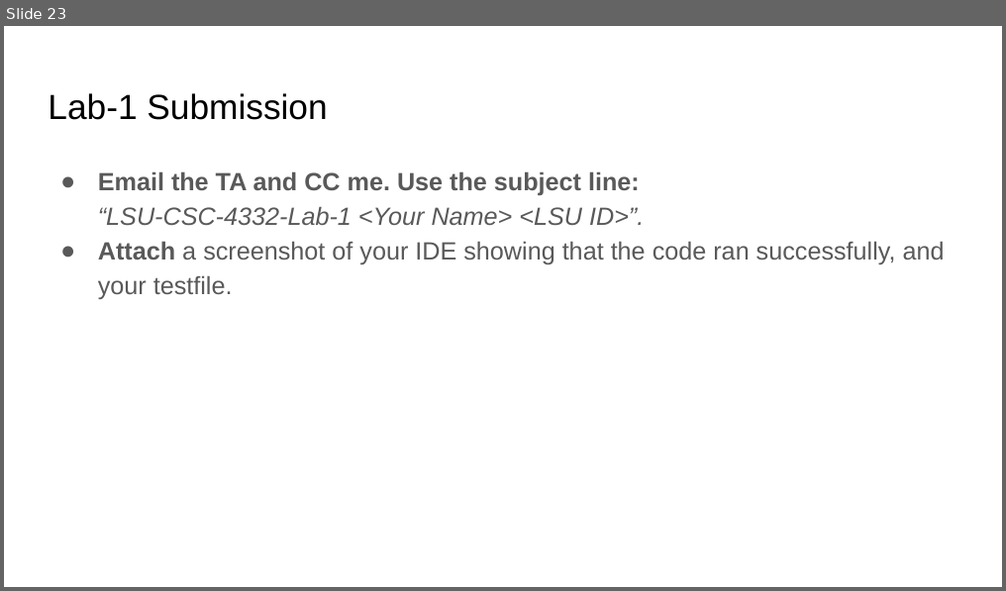
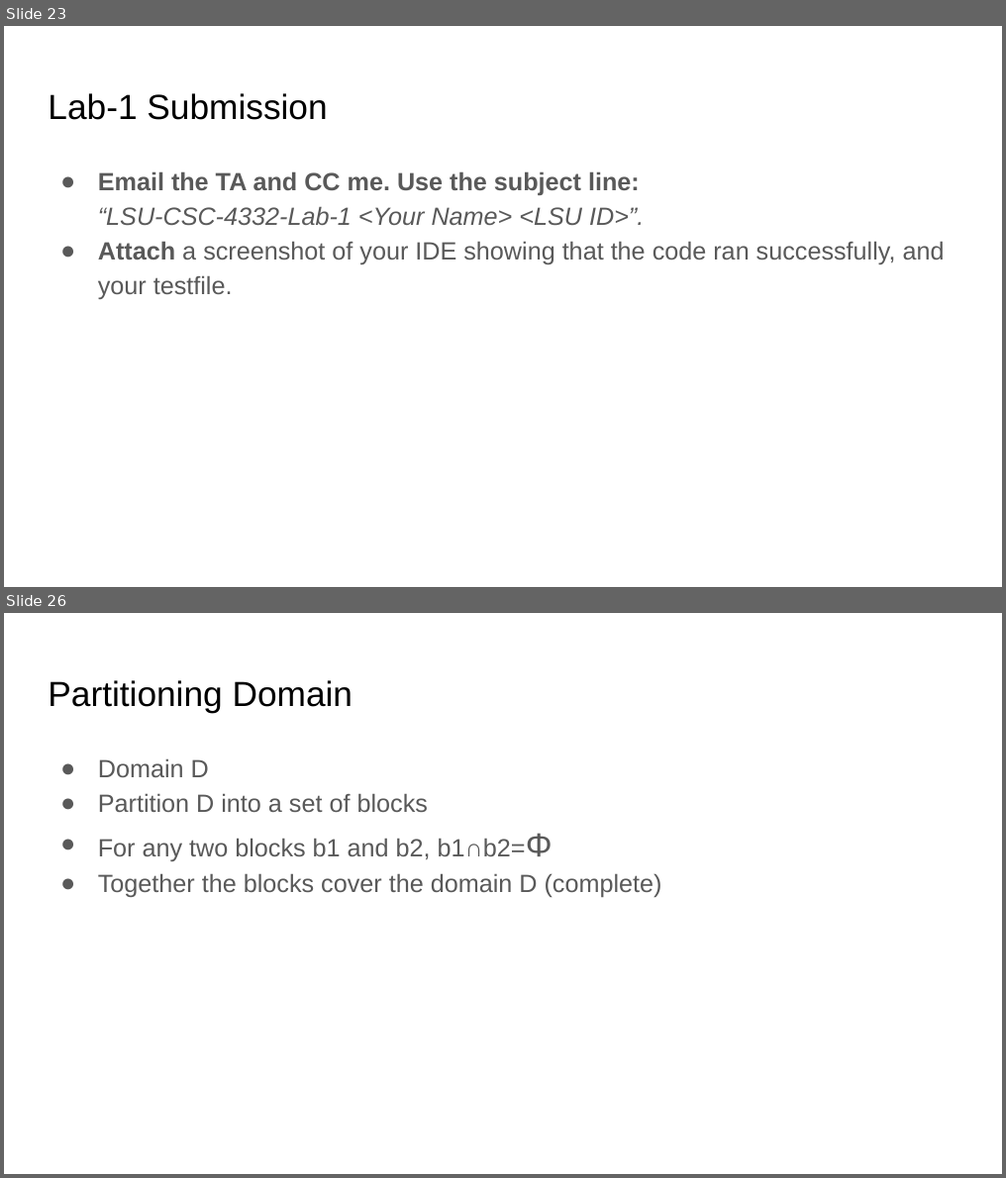
Before and after one commit to abdussatter401/abdussatter401.github.io, a slide deck: teaching/slides/Chapter 2 - Specification-based testing.pptx. Shown one above the other, each under a label of ours: slide 23 before the commit, slides 23 and 26 after it; the slides between them are not shown. The pictures are 1006x591 and 1006x1178 pixels, drawn with LibreOffice and Linux fonts; fonts in the diff are those of the drawing. Boxes give left, top, right and bottom in pixels: in the first picture for what was removed or moved away, otherwise in the second. Text is boxed around its words. In the diff, an @@ line names an element or a change of style, - is before the commit and + after.

```diff
--- a/teaching/slides/Chapter 2 - Specification-based testing.pptx
+++ b/teaching/slides/Chapter 2 - Specification-based testing.pptx
@@ slide 26 added at [4,613,1002,1174], background #FFFFFF @@
@@ title added at [48,680,353,712], 25.2 pt, text #000000 @@
+Partitioning Domain
@@ text added at [98,759,662,897], 18 pt, text #595959 @@
+● Domain D
+● Partition D into a set of blocks
+● For any two blocks b1 and b2, b1∩b2=Φ
+● Together the blocks cover the domain D (complete)
```
Also in this commit, not shown: 1 slide changed, 18 other slides added, 3 other files.
